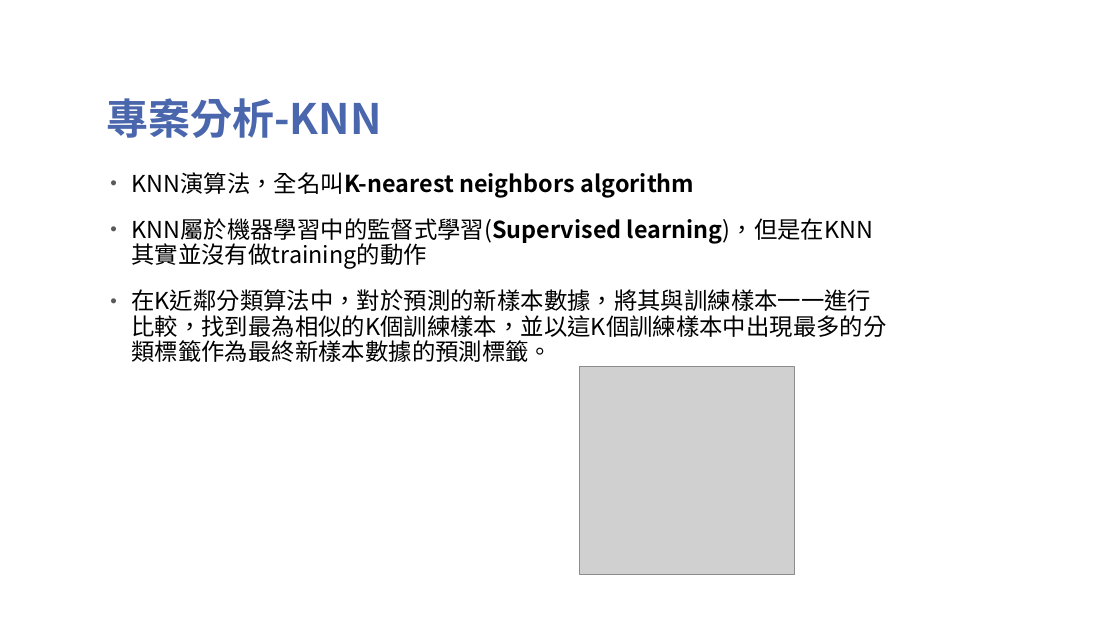
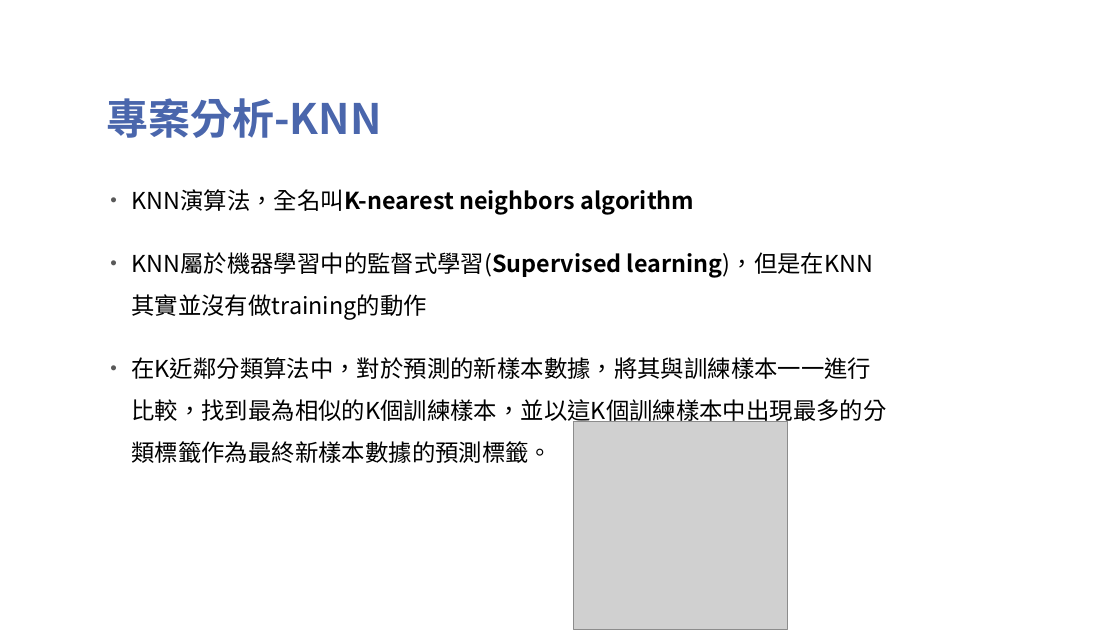
Before and after one commit to TsaiHaoWei/Machine-Learning, a slide deck: slide 8 of Finally project/Pingpong_第六組.pptx (slide 9 before the commit). Drawn at 1120x630 pixels with LibreOffice and Linux fonts; fonts in the diff are those of the drawing; grey boxes stand for pictures; background and template pictures are left out. Boxes give left, top, right and bottom in pixels: in the first picture for what was removed or moved away, otherwise in the second. Text is boxed around its words. In the diff, an @@ line names an element or a change of style, - is before the commit and + after.

```diff
--- a/Finally project/Pingpong_第六組.pptx
+++ b/Finally project/Pingpong_第六組.pptx
@@ text "KNN演算法，全名叫K-nearest neighbors algorithm" at (x1=131, y1=189, x2=886, y2=463): line spacing 0.9 to 1.5 @@
@@ picture moved from (x1=580, y1=366, x2=794, y2=574) to (x1=573, y1=422, x2=787, y2=629) @@
```
Also in this commit, not shown: 5 other slides changed, 2 slides added, 2 slides removed, 4 other files.
